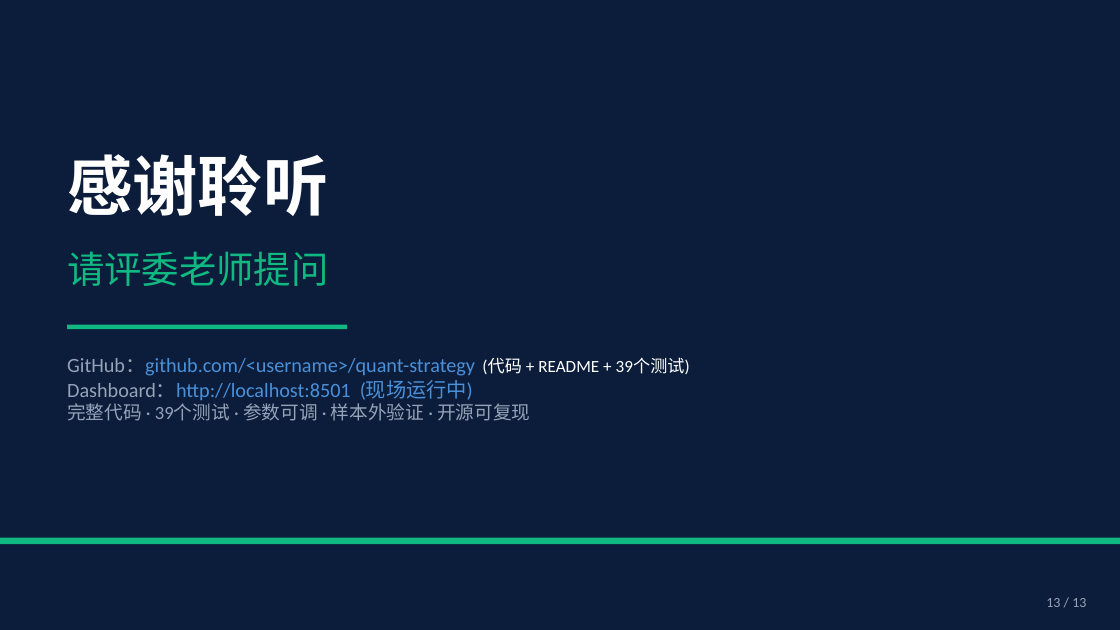
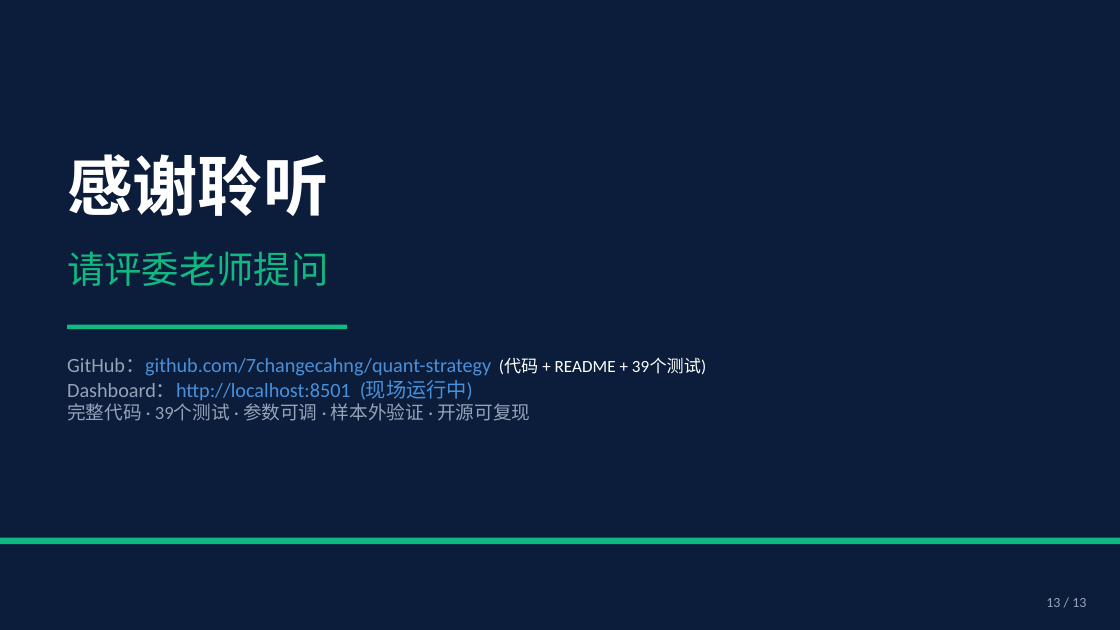
Before and after one commit to 7changecahng/quant-strategy, a slide deck: slide 13 of ppt/答辩PPT_v3.pptx. Drawn at 1120x630 pixels with LibreOffice and Linux fonts; fonts in the diff are those of the drawing. Boxes give left, top, right and bottom in pixels: in the first picture for what was removed or moved away, otherwise in the second. Text is boxed around its words. In the diff, an @@ line names an element or a change of style, - is before the commit and + after.

```diff
--- a/ppt/答辩PPT_v3.pptx
+++ b/ppt/答辩PPT_v3.pptx
@@ text at box(67, 358, 706, 376): text changed @@
-GitHub：github.com/<username>/quant-strategy (代码 + README + 39个测试)
+GitHub：github.com/7changecahng/quant-strategy (代码 + README + 39个测试)
```
Also in this commit, not shown: 1 other file.
